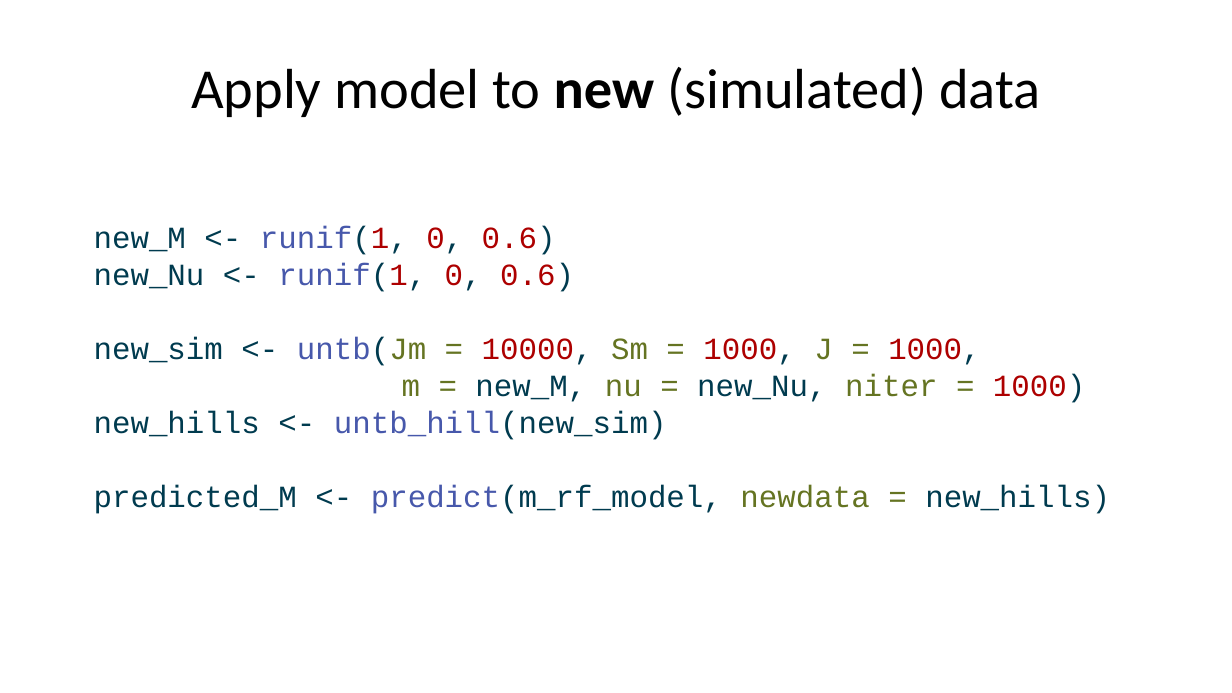
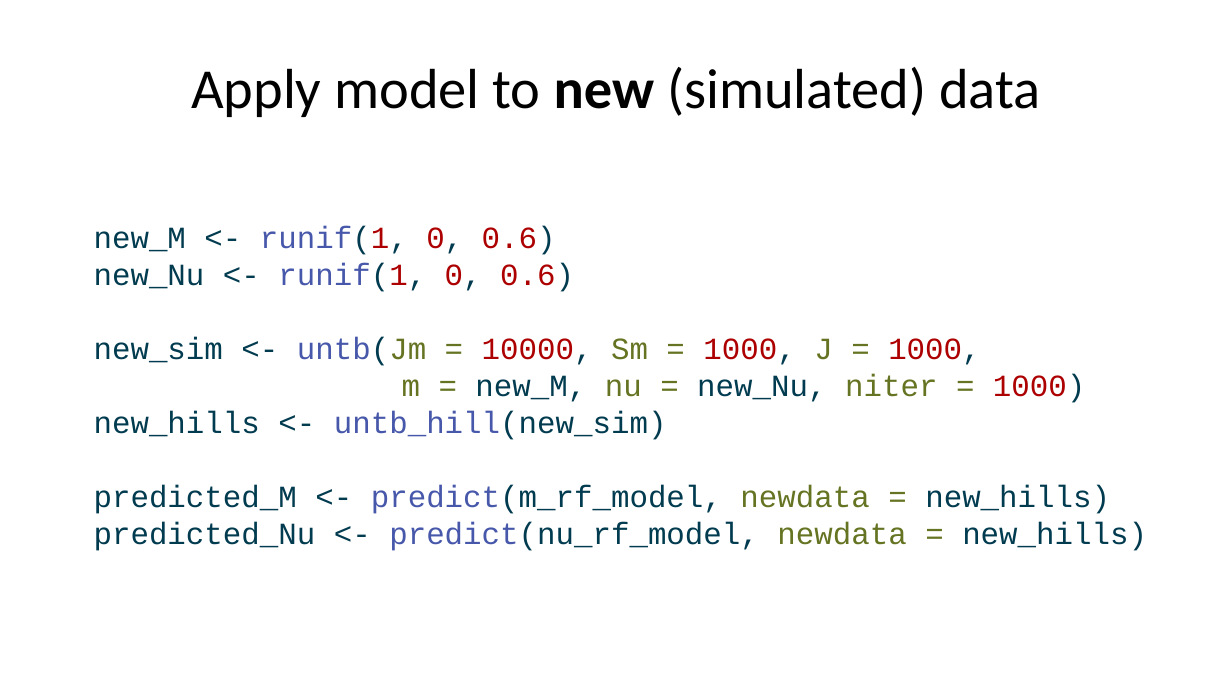
Before and after one commit to role-model/process-models-workshop, a slide deck: slide 68 of slides/day1_slides.pptx. Drawn at 1232x693 pixels with LibreOffice and Linux fonts; fonts in the diff are those of the drawing. Boxes give left, top, right and bottom in pixels: in the first picture for what was removed or moved away, otherwise in the second. Text is boxed around its words. In the diff, an @@ line names an element or a change of style, - is before the commit and + after.

```diff
--- a/slides/day1_slides.pptx
+++ b/slides/day1_slides.pptx
@@ text at [94,522,1147,551]: paragraph added @@
+predicted_Nu <- predict(nu_rf_model, newdata = new_hills)
```
Also in this commit, not shown: 1 slide added, 1 slide removed.
